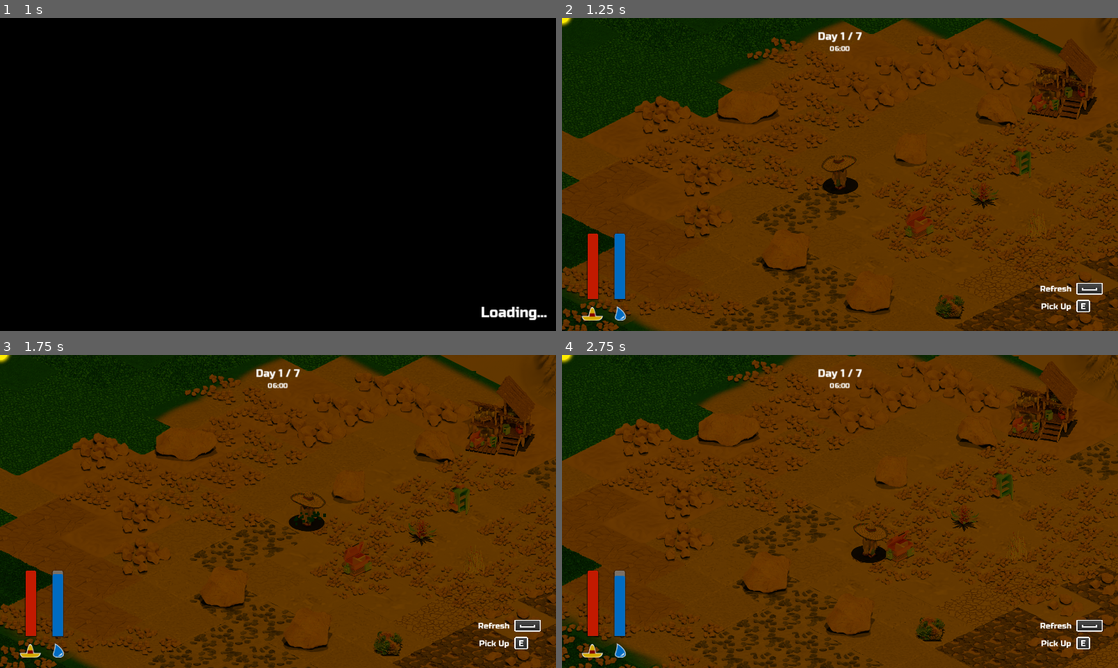
Above: before the commit, frames 1-4 (two rows, left to right).
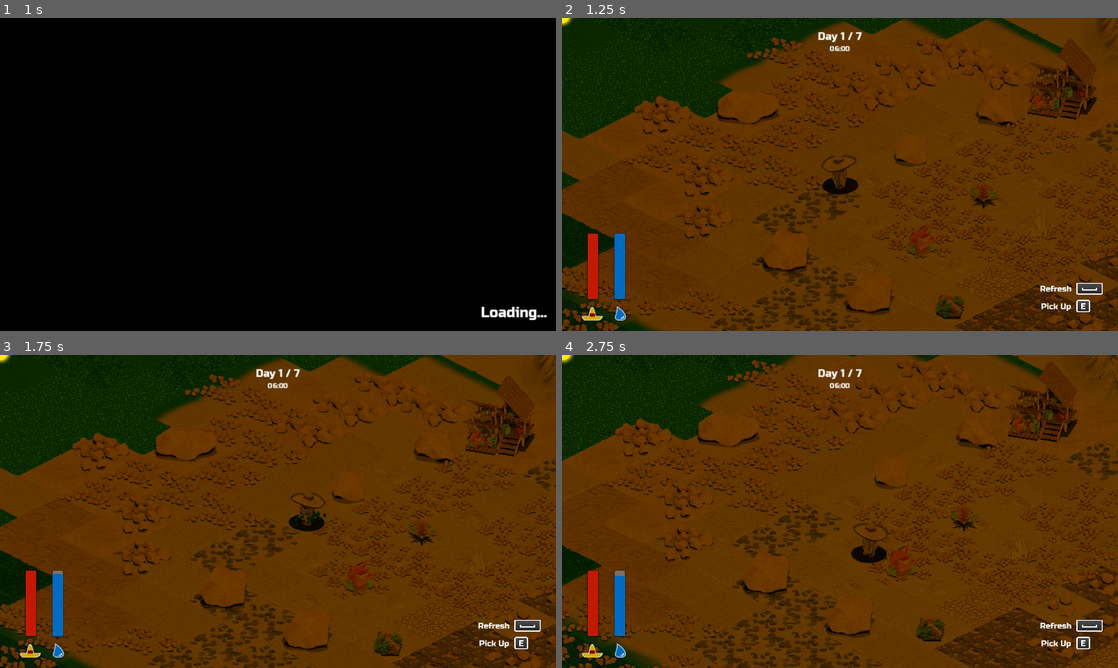
Above: after the commit, the same moments.

Repository: lorentzo/jagoda-jam
Game: Godot game, scene res://Scenes/MainMenu.tscn
The game is run twice, just before and just after one commit, with the same random seed, the same clock (stepped at 60 frames per second) and the same inputs.
Inputs:
- Up to frame 1 (1 s): click "Play" at 0.5 s
- Up to frame 2 (1.25 s): no input
- Up to frame 3 (1.75 s): hold Right (walk-right) from 1.28 s (still down); hold Space (use-item) from 1.28 s (still down)
- Up to frame 4 (2.75 s): release Right (walk-right) at 2.03 s; release Space (use-item) at 2.03 s; hold Down (walk-down) from 2.03 s (still down); tap E at 2.1 s

Frame 1 is identical in both runs. In frame 2, 0.4% of the frame differs, in the area x 61-85%, y 41-77%; in frame 3, 0.4%; in frame 4, 0.5%, in the area x 58-82%, y 37-72%.

Commit message:
Add Fridge class

Diff:
--- /dev/null
+++ b/jagoda/Assets/Fridges/Fridge1/Fridge1SpriteFrames.tres
@@ -0,0 +1,143 @@
+[gd_resource type="SpriteFrames" load_steps=33 format=3 uid="uid://bcj2104swj77d"]
+
+[ext_resource type="Texture2D" uid="uid://cbptnc1hffgja" path="res://Assets/Fridges/Fridge1/Textures/fridge_static.png" id="1_xmcqg"]
+[ext_resource type="Texture2D" uid="uid://c4370ucbss84j" path="res://Assets/Fridges/Fridge1/Textures/fridge_opened_anim_0001.png" id="2_rj8xb"]
+[ext_resource type="Texture2D" uid="uid://dfr18wnqe38pu" path="res://Assets/Fridges/Fridge1/Textures/fridge_opened_anim_0002.png" id="3_ehnrc"]
+[ext_resource type="Texture2D" uid="uid://dky3fdhd0fjc0" path="res://Assets/Fridges/Fridge1/Textures/fridge_opened_anim_0003.png" id="4_5jl7b"]
+[ext_resource type="Texture2D" uid="uid://beyekrt10xvxx" path="res://Assets/Fridges/Fridge1/Textures/fridge_opened_anim_0004.png" id="5_utiqq"]
+[ext_resource type="Texture2D" uid="uid://llrfiuw7pjca" path="res://Assets/Fridges/Fridge1/Textures/fridge_opened_anim_0005.png" id="6_r8u2l"]
+[ext_resource type="Texture2D" uid="uid://dke73e6ljh624" path="res://Assets/Fridges/Fridge1/Textures/fridge_opened_anim_0006.png" id="7_px4xi"]
+[ext_resource type="Texture2D" uid="uid://dnfhofkdw4qky" path="res://Assets/Fridges/Fridge1/Textures/fridge_opened_anim_0007.png" id="8_6mxyr"]
+[ext_resource type="Texture2D" uid="uid://csbrldagjkvgi" path="res://Assets/Fridges/Fridge1/Textures/fridge_opened_anim_0008.png" id="9_cpfda"]
+[ext_resource type="Texture2D" uid="uid://bpg8qtxhteh3p" path="res://Assets/Fridges/Fridge1/Textures/fridge_opened_anim_0009.png" id="10_pnyw8"]
+[ext_resource type="Texture2D" uid="uid://36pee47jck6y" path="res://Assets/Fridges/Fridge1/Textures/fridge_opened_anim_0010.png" id="11_37big"]
+[ext_resource type="Texture2D" uid="uid://dtmyhjetcr5a6" path="res://Assets/Fridges/Fridge1/Textures/fridge_opened_anim_0011.png" id="12_p1n5n"]
+[ext_resource type="Texture2D" uid="uid://bsd48peuuy3eg" path="res://Assets/Fridges/Fridge1/Textures/fridge_opened_anim_0012.png" id="13_no1bt"]
+[ext_resource type="Texture2D" uid="uid://d1rpxc4bvf275" path="res://Assets/Fridges/Fridge1/Textures/fridge_opened_anim_0013.png" id="14_xrmha"]
+[ext_resource type="Texture2D" uid="uid://djxy8mairyh6j" path="res://Assets/Fridges/Fridge1/Textures/fridge_opened_anim_0014.png" id="15_78lig"]
+[ext_resource type="Texture2D" uid="uid://ce886wcjrxpc0" path="res://Assets/Fridges/Fridge1/Textures/fridge_opened_anim_0015.png" id="16_66vc2"]
+[ext_resource type="Texture2D" uid="uid://d0vcqbip2i8om" path="res://Assets/Fridges/Fridge1/Textures/fridge_opened_anim_0016.png" id="17_mlu22"]
+[ext_resource type="Texture2D" uid="uid://b1ealba71ffi1" path="res://Assets/Fridges/Fridge1/Textures/fridge_opened_anim_0017.png" id="18_nlw0k"]
+[ext_resource type="Texture2D" uid="uid://jio0vdmld5bw" path="res://Assets/Fridges/Fridge1/Textures/fridge_opened_anim_0018.png" id="19_k4bue"]
+[ext_resource type="Texture2D" uid="uid://ct0f40lnqlta8" path="res://Assets/Fridges/Fridge1/Textures/fridge_opened_anim_0019.png" id="20_5tr1w"]
+[ext_resource type="Texture2D" uid="uid://buh2gqqvbxqgi" path="res://Assets/Fridges/Fridge1/Textures/fridge_opened_anim_0020.png" id="21_n0l5h"]
+[ext_resource type="Texture2D" uid="uid://by2l2gw2hrmfr" path="res://Assets/Fridges/Fridge1/Textures/fridge_opened_anim_0021.png" id="22_tm5jo"]
+[ext_resource type="Texture2D" uid="uid://o53r6cipvu4q" path="res://Assets/Fridges/Fridge1/Textures/fridge_opened_anim_0022.png" id="23_dm8qi"]
+[ext_resource type="Texture2D" uid="uid://bl3d37nfts2t8" path="res://Assets/Fridges/Fridge1/Textures/fridge_opened_anim_0023.png" id="24_tbhs1"]
+[ext_resource type="Texture2D" uid="uid://cof2hbutrby5k" path="res://Assets/Fridges/Fridge1/Textures/fridge_opened_anim_0024.png" id="25_ys1gg"]
+[ext_resource type="Texture2D" uid="uid://dsfmqbp337fu5" path="res://Assets/Fridges/Fridge1/Textures/fridge_opened_anim_0025.png" id="26_3oxeo"]
+[ext_resource type="Texture2D" uid="uid://b3j0uo5l0rt8y" path="res://Assets/Fridges/Fridge1/Textures/fridge_opened_anim_0026.png" id="27_13dyj"]
+[ext_resource type="Texture2D" uid="uid://b6r3n5my03fw3" path="res://Assets/Fridges/Fridge1/Textures/fridge_opened_anim_0027.png" id="28_1bjc2"]
+[ext_resource type="Texture2D" uid="uid://ccvuknnwg80ru" path="res://Assets/Fridges/Fridge1/Textures/fridge_opened_anim_0028.png" id="29_ro36w"]
+[ext_resource type="Texture2D" uid="uid://c0bqltbgemgvk" path="res://Assets/Fridges/Fridge1/Textures/fridge_opened_anim_0029.png" id="30_sw850"]
+[ext_resource type="Texture2D" uid="uid://la776cwc3xbe" path="res://Assets/Fridges/Fridge1/Textures/fridge_opened_anim_0030.png" id="31_wcuvt"]
+[ext_resource type="Texture2D" uid="uid://bty6hmf4ehcic" path="res://Assets/Fridges/Fridge1/Textures/fridge_static_opened.png" id="32_42hpt"]
+
+[resource]
+animations = [{
+"frames": [{
+"duration": 1.0,
+"texture": ExtResource("1_xmcqg")
+}],
+"loop": true,
+"name": &"closed",
+"speed": 5.0
+}, {
+"frames": [{
+"duration": 1.0,
+"texture": ExtResource("2_rj8xb")
+}, {
+"duration": 1.0,
+"texture": ExtResource("3_ehnrc")
+}, {
+"duration": 1.0,
+"texture": ExtResource("4_5jl7b")
+}, {
+"duration": 1.0,
+"texture": ExtResource("5_utiqq")
+}, {
+"duration": 1.0,
+"texture": ExtResource("6_r8u2l")
+}, {
+"duration": 1.0,
+"texture": ExtResource("7_px4xi")
+}, {
+"duration": 1.0,
+"texture": ExtResource("8_6mxyr")
+}, {
+"duration": 1.0,
+"texture": ExtResource("9_cpfda")
+}, {
+"duration": 1.0,
+"texture": ExtResource("10_pnyw8")
+}, {
+"duration": 1.0,
+"texture": ExtResource("11_37big")
+}, {
+"duration": 1.0,
+"texture": ExtResource("12_p1n5n")
+}, {
+"duration": 1.0,
+"texture": ExtResource("13_no1bt")
+}, {
+"duration": 1.0,
+"texture": ExtResource("14_xrmha")
+}, {
+"duration": 1.0,
+"texture": ExtResource("15_78lig")
+}, {
+"duration": 1.0,
+"texture": ExtResource("16_66vc2")
+}, {
+"duration": 1.0,
+"texture": ExtResource("17_mlu22")
+}, {
+"duration": 1.0,
+"texture": ExtResource("18_nlw0k")
+}, {
+"duration": 1.0,
+"texture": ExtResource("19_k4bue")
+}, {
+"duration": 1.0,
+"texture": ExtResource("20_5tr1w")
+}, {
+"duration": 1.0,
+"texture": ExtResource("21_n0l5h")
+}, {
+"duration": 1.0,
+"texture": ExtResource("22_tm5jo")
+}, {
+"duration": 1.0,
+"texture": ExtResource("23_dm8qi")
+}, {
+"duration": 1.0,
+"texture": ExtResource("24_tbhs1")
+}, {
+"duration": 1.0,
+"texture": ExtResource("25_ys1gg")
+}, {
+"duration": 1.0,
+"texture": ExtResource("26_3oxeo")
+}, {
+"duration": 1.0,
+"texture": ExtResource("27_13dyj")
+}, {
+"duration": 1.0,
+"texture": ExtResource("28_1bjc2")
+}, {
+"duration": 1.0,
+"texture": ExtResource("29_ro36w")
+}, {
+"duration": 1.0,
+"texture": ExtResource("30_sw850")
+}, {
+"duration": 1.0,
+"texture": ExtResource("31_wcuvt")
+}, {
+"duration": 1.0,
+"texture": ExtResource("32_42hpt")
+}],
+"loop": true,
+"name": &"idle",
+"speed": 5.0
+}]
--- /dev/null
+++ b/jagoda/Assets/Fridges/Fridge2/Fridge2SpriteFrames.tres
@@ -0,0 +1,170 @@
+[gd_resource type="SpriteFrames" load_steps=41 format=3 uid="uid://bwnnqvxfqtvc1"]
+
+[ext_resource type="Texture2D" uid="uid://drbk2ng72hs5p" path="res://Assets/Fridges/Fridge2/Textures/Fridge2_open_animation/fridge2_opened_anim_0001.png" id="1_x7v40"]
+[ext_resource type="Texture2D" uid="uid://oph2ho7ub5up" path="res://Assets/Fridges/Fridge2/Textures/Fridge2_open_animation/fridge2_opened_anim_0002.png" id="2_85qov"]
+[ext_resource type="Texture2D" uid="uid://ivguinhv3tby" path="res://Assets/Fridges/Fridge2/Textures/Fridge2_open_animation/fridge2_opened_anim_0003.png" id="3_3y8hd"]
+[ext_resource type="Texture2D" uid="uid://c6mw6dj0umlhp" path="res://Assets/Fridges/Fridge2/Textures/Fridge2_open_animation/fridge2_opened_anim_0004.png" id="4_nd6bt"]
+[ext_resource type="Texture2D" uid="uid://b3bok7n2yef5c" path="res://Assets/Fridges/Fridge2/Textures/Fridge2_open_animation/fridge2_opened_anim_0005.png" id="5_clh6p"]
+[ext_resource type="Texture2D" uid="uid://bv5u7c3d20prj" path="res://Assets/Fridges/Fridge2/Textures/Fridge2_open_animation/fridge2_opened_anim_0006.png" id="6_awkah"]
+[ext_resource type="Texture2D" uid="uid://dou2hmm55rwnf" path="res://Assets/Fridges/Fridge2/Textures/Fridge2_open_animation/fridge2_opened_anim_0007.png" id="7_fbkmg"]
+[ext_resource type="Texture2D" uid="uid://ce17cv1qp0uwl" path="res://Assets/Fridges/Fridge2/Textures/Fridge2_open_animation/fridge2_opened_anim_0008.png" id="8_nxwqi"]
+[ext_resource type="Texture2D" uid="uid://bqi61hovetcew" path="res://Assets/Fridges/Fridge2/Textures/Fridge2_open_animation/fridge2_opened_anim_0009.png" id="9_jagrw"]
+[ext_resource type="Texture2D" uid="uid://dlytyds4a7j85" path="res://Assets/Fridges/Fridge2/Textures/Fridge2_open_animation/fridge2_opened_anim_0010.png" id="10_eqjnh"]
+[ext_resource type="Texture2D" uid="uid://dmqdhs4tkbcy7" path="res://Assets/Fridges/Fridge2/Textures/Fridge2_open_animation/fridge2_opened_anim_0011.png" id="11_1dkhj"]
+[ext_resource type="Texture2D" uid="uid://cshr8vb1ouhqi" path="res://Assets/Fridges/Fridge2/Textures/Fridge2_open_animation/fridge2_opened_anim_0012.png" id="12_x7bts"]
+[ext_resource type="Texture2D" uid="uid://drkewsdnjf1x1" path="res://Assets/Fridges/Fridge2/Textures/Fridge2_open_animation/fridge2_opened_anim_0013.png" id="13_up6i8"]
+[ext_resource type="Texture2D" uid="uid://cx7xmud4u50ur" path="res://Assets/Fridges/Fridge2/Textures/Fridge2_open_animation/fridge2_opened_anim_0014.png" id="14_u3rai"]
+[ext_resource type="Texture2D" uid="uid://b3pyig65k6oc8" path="res://Assets/Fridges/Fridge2/Textures/Fridge2_open_animation/fridge2_opened_anim_0015.png" id="15_wc0ai"]
+[ext_resource type="Texture2D" uid="uid://btcxblpev1kh6" path="res://Assets/Fridges/Fridge2/Textures/Fridge2_open_animation/fridge2_opened_anim_0016.png" id="16_0hp5k"]
+[ext_resource type="Texture2D" uid="uid://cgvyot0yu2uah" path="res://Assets/Fridges/Fridge2/Textures/Fridge2_open_animation/fridge2_opened_anim_0017.png" id="17_111qj"]
+[ext_resource type="Texture2D" uid="uid://0igv6mxppc3w" path="res://Assets/Fridges/Fridge2/Textures/Fridge2_open_animation/fridge2_opened_anim_0018.png" id="18_f1beb"]
+[ext_resource type="Texture2D" uid="uid://dddd64i7gj3lk" path="res://Assets/Fridges/Fridge2/Textures/Fridge2_open_animation/fridge2_opened_anim_0019.png" id="19_m82jn"]
+[ext_resource type="Texture2D" uid="uid://bwbk7becrtdl1" path="res://Assets/Fridges/Fridge2/Textures/Fridge2_open_animation/fridge2_opened_anim_0020.png" id="20_ubqh2"]
+[ext_resource type="Texture2D" uid="uid://bdl6hhm85mfc5" path="res://Assets/Fridges/Fridge2/Textures/Fridge2_open_animation/fridge2_opened_anim_0021.png" id="21_xtlnc"]
+[ext_resource type="Texture2D" uid="uid://buvq7v16iafl5" path="res://Assets/Fridges/Fridge2/Textures/Fridge2_open_animation/fridge2_opened_anim_0022.png" id="22_loicn"]
+[ext_resource type="Texture2D" uid="uid://tg1h8y8nefmk" path="res://Assets/Fridges/Fridge2/Textures/Fridge2_open_animation/fridge2_opened_anim_0023.png" id="23_ljnuu"]
+[ext_resource type="Texture2D" uid="uid://cgf7k1wmviqx6" path="res://Assets/Fridges/Fridge2/Textures/Fridge2_open_animation/fridge2_opened_anim_0024.png" id="24_o0fww"]
+[ext_resource type="Texture2D" uid="uid://dxbryrrs35734" path="res://Assets/Fridges/Fridge2/Textures/Fridge2_open_animation/fridge2_opened_anim_0025.png" id="25_xljc6"]
+[ext_resource type="Texture2D" uid="uid://dekojytkey0g8" path="res://Assets/Fridges/Fridge2/Textures/Fridge2_open_animation/fridge2_opened_anim_0026.png" id="26_s08kt"]
+[ext_resource type="Texture2D" uid="uid://c3tperq0wycvv" path="res://Assets/Fridges/Fridge2/Textures/Fridge2_open_animation/fridge2_opened_anim_0027.png" id="27_4vy1f"]
+[ext_resource type="Texture2D" uid="uid://dhjm60vrcfu51" path="res://Assets/Fridges/Fridge2/Textures/Fridge2_open_animation/fridge2_opened_anim_0028.png" id="28_lioc8"]
+[ext_resource type="Texture2D" uid="uid://juqn8kbf8mhu" path="res://Assets/Fridges/Fridge2/Textures/Fridge2_open_animation/fridge2_opened_anim_0029.png" id="29_vv8cf"]
+[ext_resource type="Texture2D" uid="uid://xp2s8l7yxi7t" path="res://Assets/Fridges/Fridge2/Textures/Fridge2_open_animation/fridge2_opened_anim_0030.png" id="30_agpot"]
+[ext_resource type="Texture2D" uid="uid://8jfwxh08xf35" path="res://Assets/Fridges/Fridge2/Textures/Fridge2_open_animation/fridge2_opened_anim_0031.png" id="31_i3y6u"]
+[ext_resource type="Texture2D" uid="uid://0hf73fgxcg6q" path="res://Assets/Fridges/Fridge2/Textures/Fridge2_open_animation/fridge2_opened_anim_0032.png" id="32_5d4g2"]
+[ext_resource type="Texture2D" uid="uid://q0ie15uv3s5y" path="res://Assets/Fridges/Fridge2/Textures/Fridge2_open_animation/fridge2_opened_anim_0033.png" id="33_10qk5"]
+[ext_resource type="Texture2D" uid="uid://d0dkp1u46ihxl" path="res://Assets/Fridges/Fridge2/Textures/Fridge2_open_animation/fridge2_opened_anim_0034.png" id="34_o3kmb"]
+[ext_resource type="Texture2D" uid="uid://cwnetyn30imoh" path="res://Assets/Fridges/Fridge2/Textures/Fridge2_open_animation/fridge2_opened_anim_0035.png" id="35_pf7dh"]
+[ext_resource type="Texture2D" uid="uid://ds2hoogeewsrq" path="res://Assets/Fridges/Fridge2/Textures/Fridge2_open_animation/fridge2_opened_anim_0036.png" id="36_qj57g"]
+[ext_resource type="Texture2D" uid="uid://cufobw6cvv5c0" path="res://Assets/Fridges/Fridge2/Textures/Fridge2_open_animation/fridge2_opened_anim_0037.png" id="37_c11xg"]
+[ext_resource type="Texture2D" uid="uid://cocmbsw46un4a" path="res://Assets/Fridges/Fridge2/Textures/Fridge2_open_animation/fridge2_opened_anim_0038.png" id="38_16ysw"]
+[ext_resource type="Texture2D" uid="uid://dhmccm3sejxrm" path="res://Assets/Fridges/Fridge2/Textures/Fridge2_open_animation/fridge2_opened_anim_0039.png" id="39_0kj6j"]
+[ext_resource type="Texture2D" uid="uid://baeh2etdlumdk" path="res://Assets/Fridges/Fridge2/Textures/Fridge2_open_animation/fridge2_opened_anim_0040.png" id="40_4l471"]
+
+[resource]
+animations = [{
+"frames": [{
+"duration": 1.0,
+"texture": ExtResource("1_x7v40")
+}, {
+"duration": 1.0,
+"texture": ExtResource("2_85qov")
+}, {
+"duration": 1.0,
+"texture": ExtResource("3_3y8hd")
+}, {
+"duration": 1.0,
+"texture": ExtResource("4_nd6bt")
+}, {
+"duration": 1.0,
+"texture": ExtResource("5_clh6p")
+}, {
+"duration": 1.0,
+"texture": ExtResource("6_awkah")
+}, {
+"duration": 1.0,
+"texture": ExtResource("7_fbkmg")
+}, {
+"duration": 1.0,
+"texture": ExtResource("8_nxwqi")
+}, {
+"duration": 1.0,
+"texture": ExtResource("9_jagrw")
+}, {
+"duration": 1.0,
+"texture": ExtResource("10_eqjnh")
+}, {
+"duration": 1.0,
+"texture": ExtResource("11_1dkhj")
+}, {
+"duration": 1.0,
+"texture": ExtResource("12_x7bts")
+}, {
+"duration": 1.0,
+"texture": ExtResource("13_up6i8")
+}, {
+"duration": 1.0,
+"texture": ExtResource("14_u3rai")
+}, {
+"duration": 1.0,
+"texture": ExtResource("15_wc0ai")
+}, {
+"duration": 1.0,
+"texture": ExtResource("16_0hp5k")
+}, {
+"duration": 1.0,
+"texture": ExtResource("17_111qj")
+}, {
+"duration": 1.0,
+"texture": ExtResource("18_f1beb")
+}, {
+"duration": 1.0,
+"texture": ExtResource("19_m82jn")
+}, {
+"duration": 1.0,
+"texture": ExtResource("20_ubqh2")
+}, {
+"duration": 1.0,
+"texture": ExtResource("21_xtlnc")
+}, {
+"duration": 1.0,
+"texture": ExtResource("22_loicn")
+}, {
+"duration": 1.0,
+"texture": ExtResource("23_ljnuu")
+}, {
+"duration": 1.0,
+"texture": ExtResource("24_o0fww")
+}, {
+"duration": 1.0,
+"texture": ExtResource("25_xljc6")
+}, {
+"duration": 1.0,
+"texture": ExtResource("26_s08kt")
+}, {
+"duration": 1.0,
+"texture": ExtResource("27_4vy1f")
+}, {
+"duration": 1.0,
+"texture": ExtResource("28_lioc8")
+}, {
+"duration": 1.0,
+"texture": ExtResource("29_vv8cf")
+}, {
+"duration": 1.0,
+"texture": ExtResource("30_agpot")
+}, {
+"duration": 1.0,
+"texture": ExtResource("31_i3y6u")
+}, {
+"duration": 1.0,
+"texture": ExtResource("32_5d4g2")
+}, {
+"duration": 1.0,
+"texture": ExtResource("33_10qk5")
+}, {
+"duration": 1.0,
+"texture": ExtResource("34_o3kmb")
+}, {
+"duration": 1.0,
+"texture": ExtResource("35_pf7dh")
+}, {
+"duration": 1.0,
+"texture": ExtResource("36_qj57g")
+}, {
+"duration": 1.0,
+"texture": ExtResource("37_c11xg")
+}, {
+"duration": 1.0,
+"texture": ExtResource("38_16ysw")
+}, {
+"duration": 1.0,
+"texture": ExtResource("39_0kj6j")
+}, {
+"duration": 1.0,
+"texture": ExtResource("40_4l471")
+}],
+"loop": true,
+"name": &"idle",
+"speed": 5.0
+}]
--- /dev/null
+++ b/jagoda/Scenes/Fridge.gd
@@ -0,0 +1,16 @@
+class_name Fridge
+extends Area2D
+
+@export var sprite_frames: SpriteFrames = null
+
+func _ready():
+	if sprite_frames == null:
+		return
+
+	$AnimatedSprite2D.sprite_frames = sprite_frames
+	$AnimatedSprite2D.play("idle")
+
+	var collision_shape_size = max($CollisionShape2D.shape.size.x, $CollisionShape2D.shape.size.y)
+	var frame_tex: Texture2D = $AnimatedSprite2D.sprite_frames.get_frame_texture("idle", 0)
+	var scale = collision_shape_size / frame_tex.get_width()
+	$AnimatedSprite2D.scale = Vector2(scale, scale)
--- /dev/null
+++ b/jagoda/Scenes/Fridge.tscn
@@ -0,0 +1,15 @@
+[gd_scene load_steps=3 format=3 uid="uid://372d7vwyf8b7"]
+
+[ext_resource type="Script" path="res://Scenes/Fridge.gd" id="1_dno5w"]
+
+[sub_resource type="RectangleShape2D" id="RectangleShape2D_5258f"]
+size = Vector2(125, 103)
+
+[node name="Fridge" type="Area2D"]
+script = ExtResource("1_dno5w")
+
+[node name="CollisionShape2D" type="CollisionShape2D" parent="."]
+shape = SubResource("RectangleShape2D_5258f")
+
+[node name="AnimatedSprite2D" type="AnimatedSprite2D" parent="."]
+animation = &"idle"
--- a/jagoda/Scenes/Game.tscn
+++ b/jagoda/Scenes/Game.tscn
@@ -15,13 +15,13 @@
 [ext_resource type="SpriteFrames" uid="uid://dxtyqa1gar1ac" path="res://Assets/Plants/Plant1/Plant1SpriteFrames.tres" id="10_v8nts"]
 [ext_resource type="SpriteFrames" uid="uid://sycqpbatojp3" path="res://Assets/Plants/Plant3/Plant3SpriteFrames.tres" id="11_wkhbs"]
 [ext_resource type="PackedScene" uid="uid://w6l2taxwsdcp" path="res://Assets/Crib/crib.tscn" id="13_s1n7e"]
-[ext_resource type="PackedScene" uid="uid://ca2t20p5q2r3n" path="res://Assets/Fridges/Fridge1/fridge1.tscn" id="14_p8ks2"]
-[ext_resource type="PackedScene" uid="uid://damvd050lcmfx" path="res://Assets/Fridges/Fridge2/fridge_2.tscn" id="15_48xlh"]
 [ext_resource type="SpriteFrames" uid="uid://duodvhyxaabhl" path="res://Assets/Plants/Plant2/Plant2SpriteFrames.tres" id="17_meg80"]
 [ext_resource type="PackedScene" uid="uid://cbcmdbatiwbjn" path="res://Scenes/GameOver.tscn" id="18_7pm05"]
 [ext_resource type="Texture2D" uid="uid://j0jon1p1gvvp" path="res://Assets/Icons/KeySpace.tres" id="20_wt2ok"]
 [ext_resource type="Texture2D" uid="uid://belmepf2gsnp3" path="res://Assets/Icons/KeyE.tres" id="21_wsvmf"]
 [ext_resource type="Texture2D" uid="uid://duompn5fsl2l1" path="res://Assets/Icons/Droplet.tres" id="22_b24xu"]
+[ext_resource type="PackedScene" uid="uid://372d7vwyf8b7" path="res://Scenes/Fridge.tscn" id="22_yue06"]
+[ext_resource type="SpriteFrames" uid="uid://bcj2104swj77d" path="res://Assets/Fridges/Fridge1/Fridge1SpriteFrames.tres" id="23_5nhu3"]
 [ext_resource type="Texture2D" uid="uid://be1lssj0wbsd0" path="res://Assets/Icons/Sombrero.tres" id="23_s83ng"]
 
 [sub_resource type="StyleBoxFlat" id="StyleBoxFlat_31pxf"]
@@ -90,14 +90,6 @@
 [node name="Plant3" parent="." instance=ExtResource("5_7g35u")]
 position = Vector2(751, 825)
 sprite_frames = ExtResource("11_wkhbs")
-
-[node name="Fridge" parent="." instance=ExtResource("14_p8ks2")]
-position = Vector2(662, 578)
-scale = Vector2(0.5, 0.5)
-
-[node name="Fridge2" parent="." instance=ExtResource("15_48xlh")]
-position = Vector2(971, 389)
-scale = Vector2(0.5, 0.5)
 
 [node name="Crib" parent="." instance=ExtResource("13_s1n7e")]
 position = Vector2(1102, 135)
@@ -267,3 +259,7 @@
 scale = Vector2(0.35, 0.35)
 texture = ExtResource("23_s83ng")
 stretch_mode = 4
+
+[node name="Fridge" parent="." instance=ExtResource("22_yue06")]
+position = Vector2(672, 631)
+sprite_frames = ExtResource("23_5nhu3")
